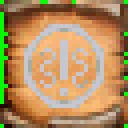
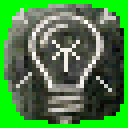
Layered file, before and after one edit (128x128). Changes by layer:
renamed "Spell-C BGND" to "foresight.png", moved it above "Spell-A BGND", painted on it over [0,0,128,128]
hid "Spell-A BGND", painted on it over [0,0,128,128]
painted on "Spell-B BGND" over [4,4,124,124]
renamed "foresight" to "Spell-C BGND", hid it, moved it below "Spell-B BGND", painted on it over [0,0,128,128]
